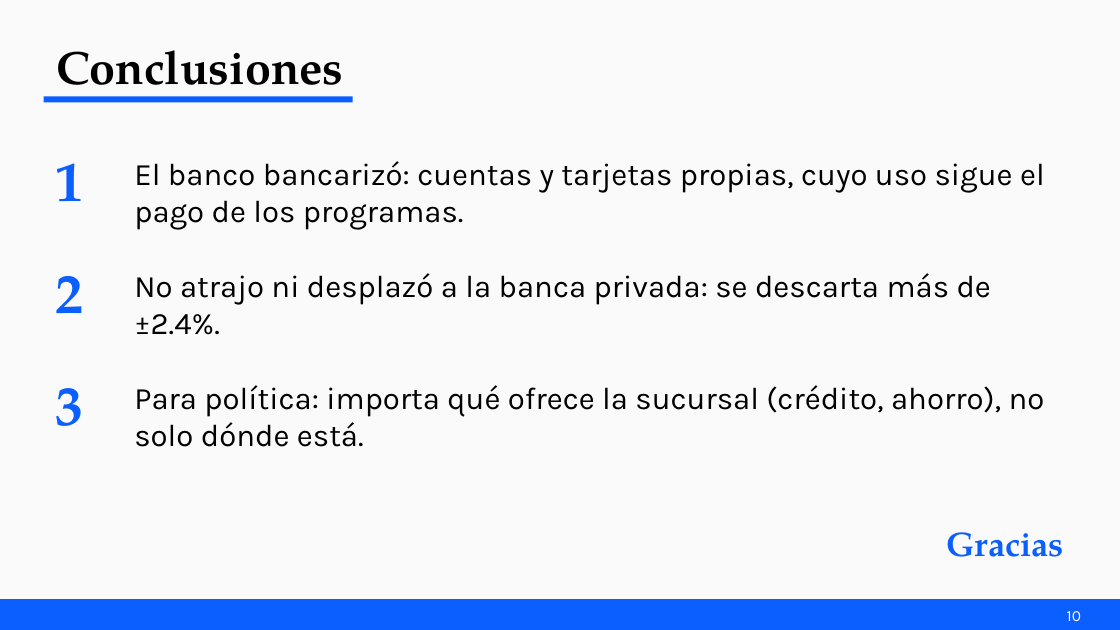
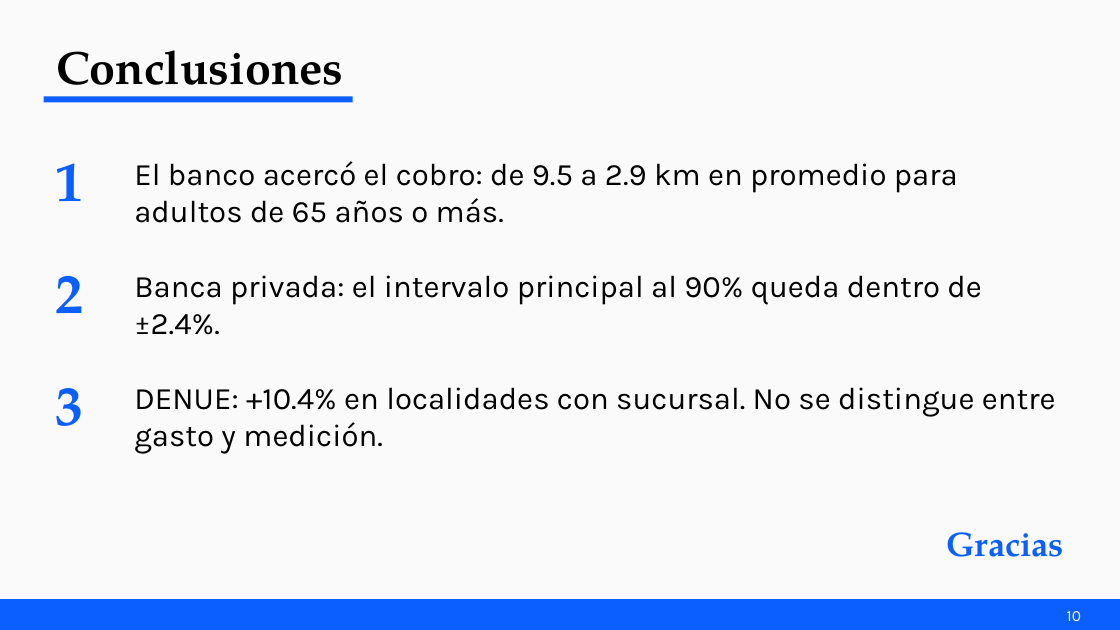
Before and after one commit to Andresaf03/banco-bienestar-evaluacion, a slide deck: slide 10 of entregables/renderizados/presentacion_cdaii.pptx. Drawn at 1120x630 pixels with LibreOffice and Linux fonts; fonts in the diff are those of the drawing. Boxes give left, top, right and bottom in pixels: in the first picture for what was removed or moved away, otherwise in the second. Text is boxed around its words. In the diff, an @@ line names an element or a change of style, - is before the commit and + after.

```diff
--- a/entregables/renderizados/presentacion_cdaii.pptx
+++ b/entregables/renderizados/presentacion_cdaii.pptx
@@ text at bbox=[134, 161, 958, 223]: text changed @@
-El banco bancarizó: cuentas y tarjetas propias, cuyo uso sigue el pago de los programas.
+El banco acercó el cobro: de 9.5 a 2.9 km en promedio para adultos de 65 años o más.
@@ text at bbox=[134, 275, 981, 335]: text changed @@
-No atrajo ni desplazó a la banca privada: se descarta más de ±2.4%.
+Banca privada: el intervalo principal al 90% queda dentro de ±2.4%.
@@ text at bbox=[134, 387, 1056, 454]: text changed @@
-Para política: importa qué ofrece la sucursal (crédito, ahorro), no solo dónde está.
+DENUE: +10.4% en localidades con sucursal. No se distingue entre gasto y medición.
```
Also in this commit, not shown: 1 other slide changed, 23 other files.
